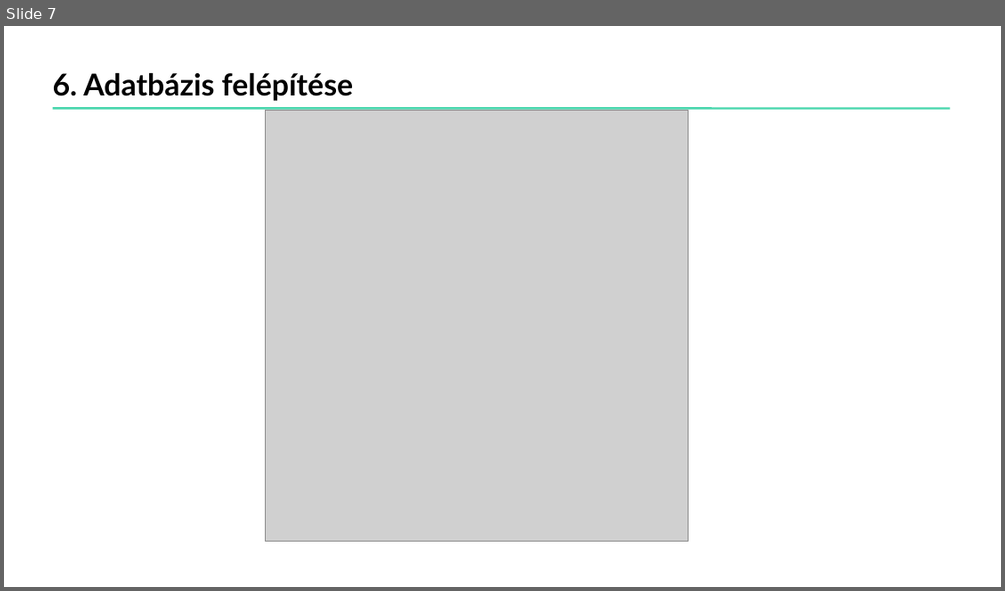
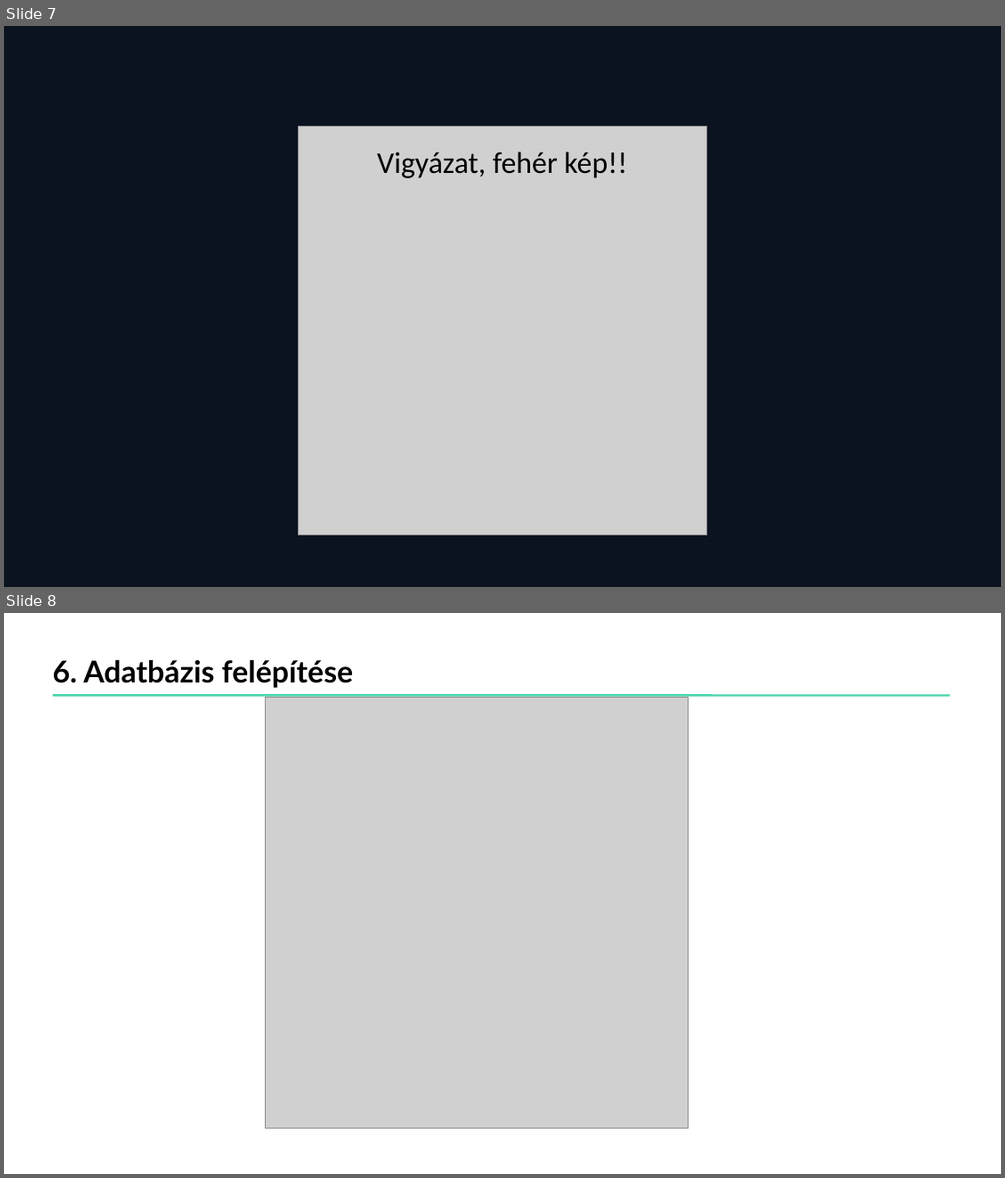
Before and after one commit to pbkbuff/arvacskak_projekt, a slide deck: docs/Kaloriszamlalo_projektbemutato.pptx. Shown one above the other, each under a label of ours: slide 7 before the commit, slides 7 and 8 after it. The pictures are 1005x591 and 1005x1178 pixels, drawn with LibreOffice and Linux fonts; fonts in the diff are those of the drawing; grey boxes stand for pictures. Boxes give left, top, right and bottom in pixels: in the first picture for what was removed or moved away, otherwise in the second. Text is boxed around its words. In the diff, an @@ line names an element or a change of style, - is before the commit and + after.

```diff
--- a/docs/Kaloriszamlalo_projektbemutato.pptx
+++ b/docs/Kaloriszamlalo_projektbemutato.pptx
@@ slide 7 added at (x1=4, y1=26, x2=1001, y2=587), background #0B1220 @@
@@ picture added at (x1=299, y1=127, x2=707, y2=534) @@
@@ text added at (x1=377, y1=151, x2=627, y2=178), 29 pt, text #000000 @@
+Vigyázat, fehér kép!!
@@ what was slide 7 is now slide 8 @@
```
Also in this commit, not shown: 9 slides changed, 3 other slides added.
